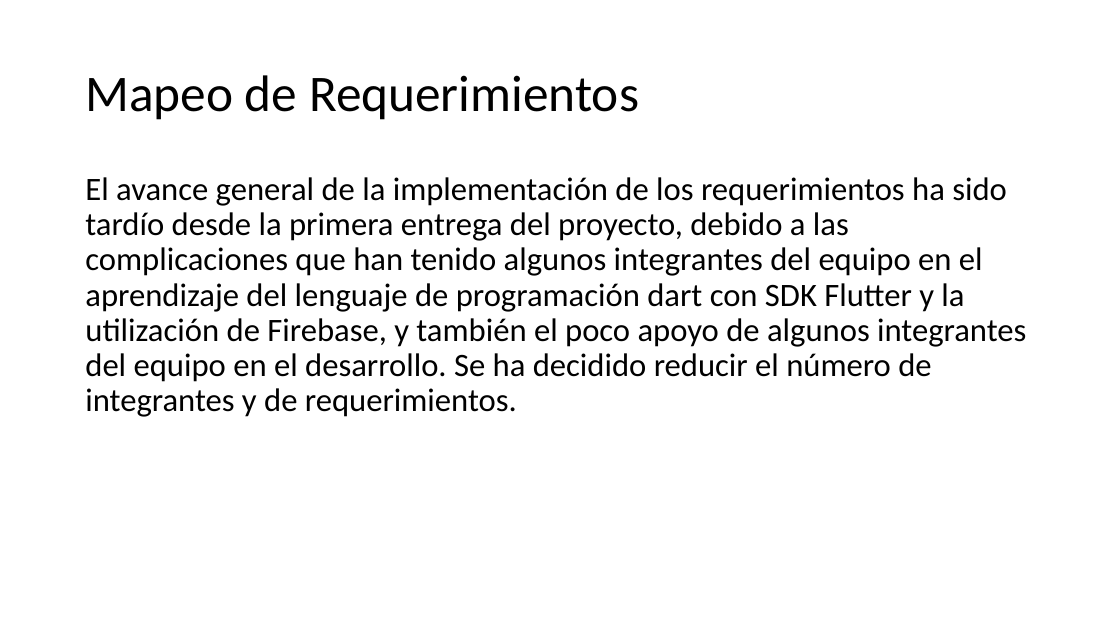
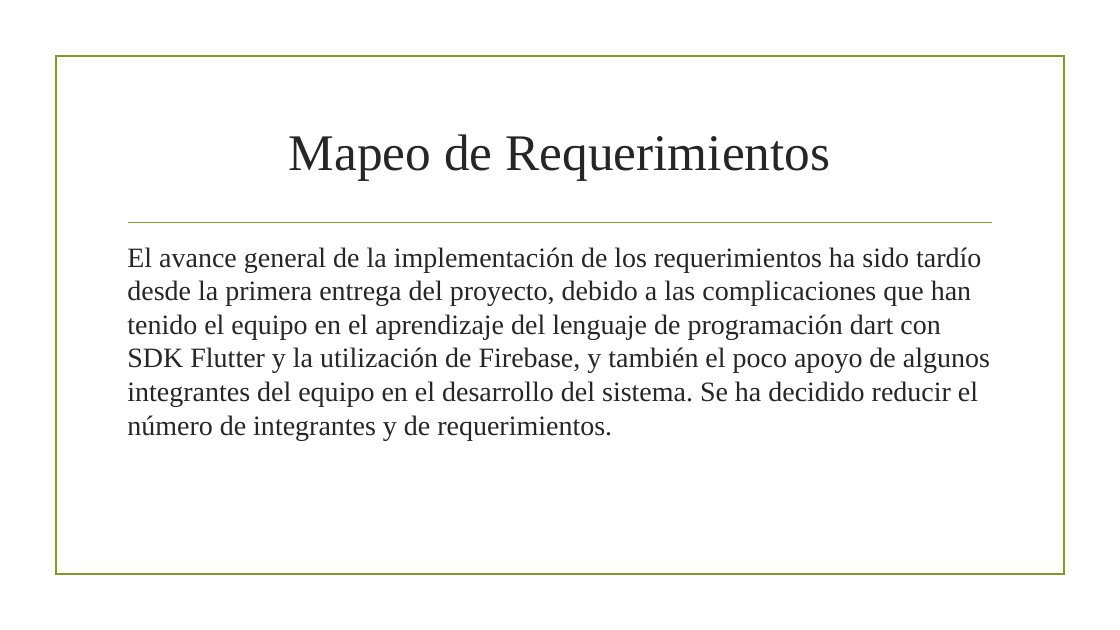
Before and after one commit to CarlosGreene/ProyectoEquipo4, a slide deck: slide 2 of Segunda Entrega.pptm. Drawn at 1120x630 pixels with LibreOffice and Linux fonts; fonts in the diff are those of the drawing; background and template pictures are left out. Boxes give left, top, right and bottom in pixels: in the first picture for what was removed or moved away, otherwise in the second. Text is boxed around its words. In the diff, an @@ line names an element or a change of style, - is before the commit and + after.

```diff
--- a/Segunda Entrega.pptm
+++ b/Segunda Entrega.pptm
@@ rectangle added at (55, 56, 1064, 575), outline #83992A 1.25 pt @@
@@ title "Mapeo de Requerimientos": place and size @@
-title "Mapeo de Requerimientos" at (85, 75, 639, 120)
+title "Mapeo de Requerimientos" at (289, 134, 831, 181)
@@ title "Mapeo de Requerimientos" at (289, 134, 831, 181): font Calibri to Times New Roman, text colour #000000 to #262626; alignment left to centre; line spacing 0.9 to 1 @@
@@ line added from (129, 223) to (992, 223), #83992A 1.25 pt @@
@@ text at (127, 247, 990, 440): text changed; size 28 to 24 pt; font Calibri to Times New Roman; text colour #000000 to #262626 @@
-El avance general de la implementación de los requerimientos ha sido tardío desde la primera entrega del proyecto, debido a las complicaciones que han tenido algunos integrantes del equipo en el aprendizaje del lenguaje de programación dart con SDK Flutter y la utilización de Firebase, y también el poco apoyo de algunos integrantes del equipo en el desarrollo. Se ha decidido reducir el número de integrantes y de requerimientos.
+El avance general de la implementación de los requerimientos ha sido tardío desde la primera entrega del proyecto, debido a las complicaciones que han tenido el equipo en el aprendizaje del lenguaje de programación dart con SDK Flutter y la utilización de Firebase, y también el poco apoyo de algunos integrantes del equipo en el desarrollo del sistema. Se ha decidido reducir el número de integrantes y de requerimientos.
```
Also in this commit, not shown: 7 other slides changed, 2 slides added, 3 slides removed, 10 other files.
